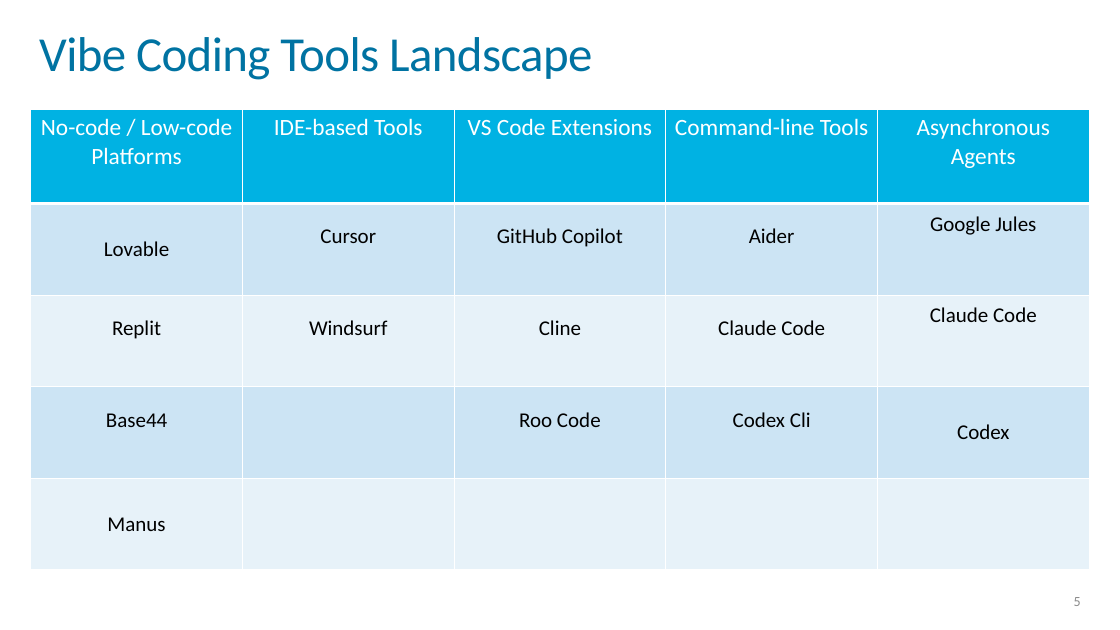
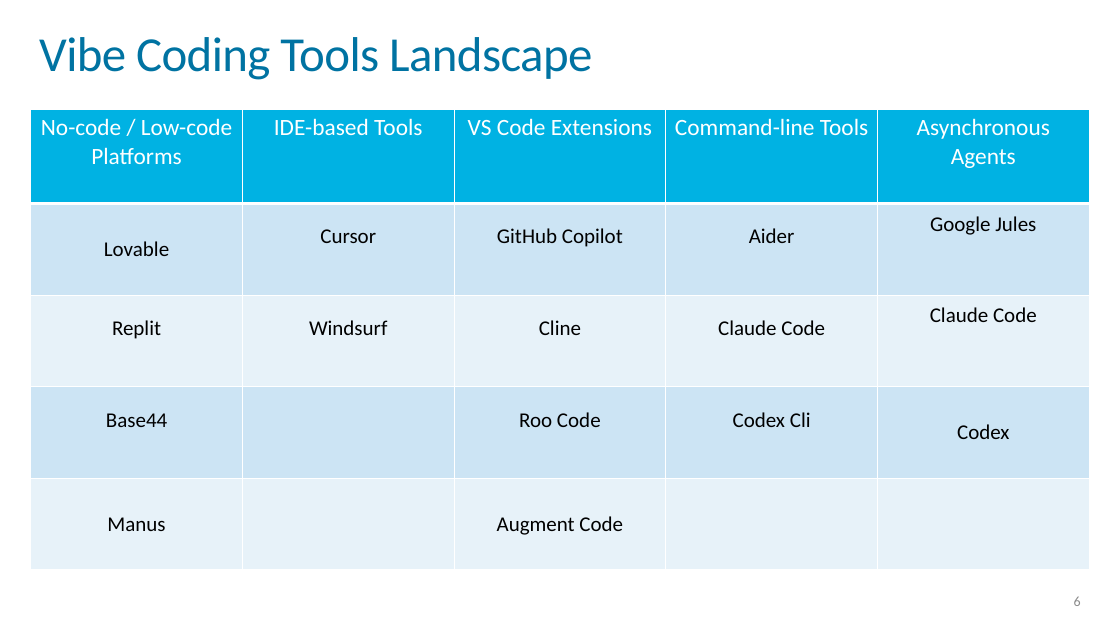
Before and after one commit to MarkG/architecture-next-2025, a slide deck: slide 6 of presentation/Vibe Coding.pptx (slide 5 before the commit). Drawn at 1120x630 pixels with LibreOffice and Linux fonts; fonts in the diff are those of the drawing; background and template pictures are left out. Boxes give left, top, right and bottom in pixels: in the first picture for what was removed or moved away, otherwise in the second. Text is boxed around its words. In the diff, an @@ line names an element or a change of style, - is before the commit and + after.

```diff
--- a/presentation/Vibe Coding.pptx
+++ b/presentation/Vibe Coding.pptx
@@ table at <box>31,109,1090,568</box> @@
-row 5, column 3: 
+row 5, column 3: Augment Code
```
Also in this commit, not shown: 4 other slides changed, 3 slides added, 1 slide removed.
